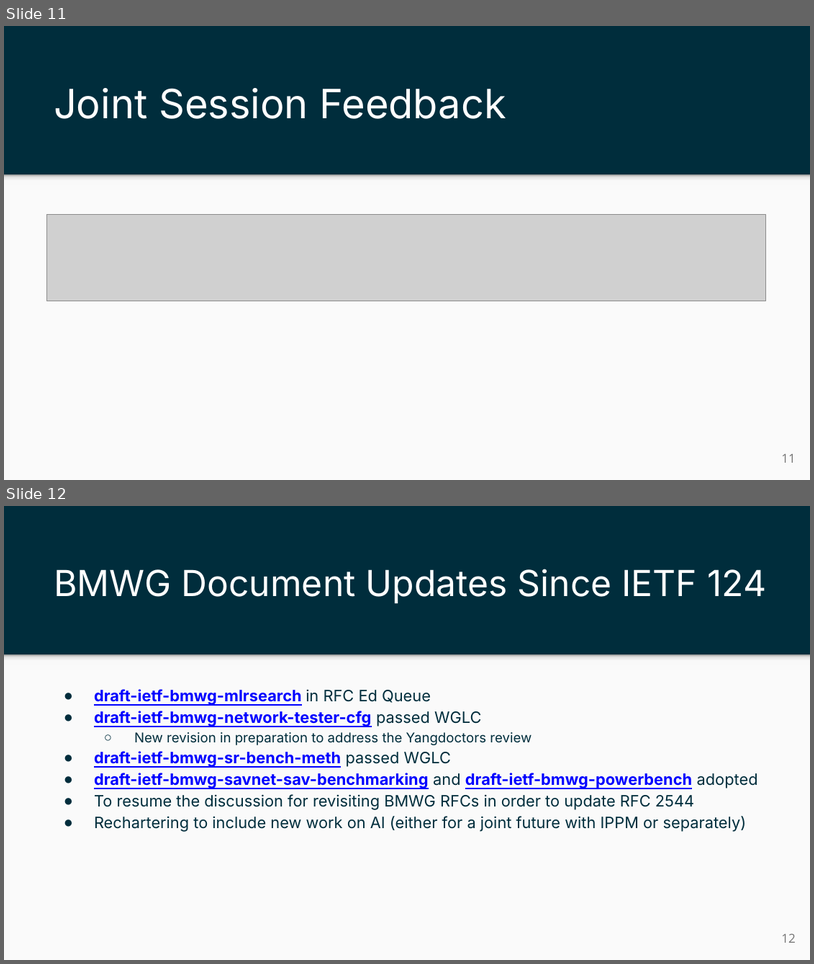
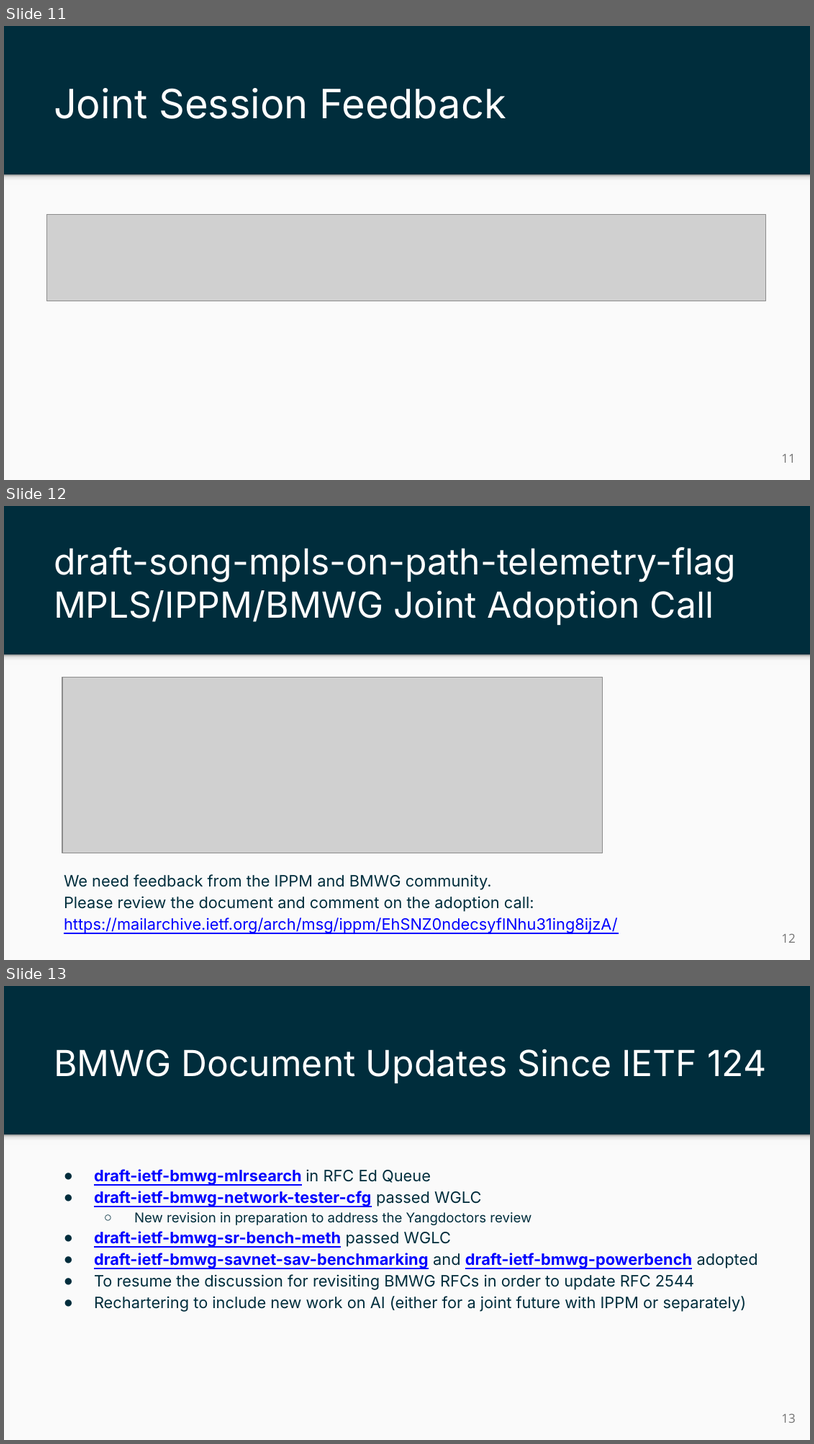
Before and after one commit to ietf-ippm/meeting-materials, a slide deck: ietf125-Shenzhen/slides/chair-slides-bmwg-ippm.pptx. Shown one above the other, each under a label of ours: slides 11 and 12 before the commit, slides 11, 12 and 13 after it. The pictures are 814x964 and 814x1444 pixels, drawn with LibreOffice and Linux fonts; fonts in the diff are those of the drawing; grey boxes stand for pictures. Boxes give left, top, right and bottom in pixels: in the first picture for what was removed or moved away, otherwise in the second. Text is boxed around its words. In the diff, an @@ line names an element or a change of style, - is before the commit and + after.

```diff
--- a/ietf125-Shenzhen/slides/chair-slides-bmwg-ippm.pptx
+++ b/ietf125-Shenzhen/slides/chair-slides-bmwg-ippm.pptx
@@ slide 12 added at <box>4,506,810,960</box>, background #002D3C; not listed: 2 template elements that a slide beside it also shows @@
@@ title added at <box>54,547,736,625</box>, 32 pt, text #FFFFFF @@
+draft-song-mpls-on-path-telemetry-flag
+MPLS/IPPM/BMWG Joint Adoption Call
@@ picture added at <box>62,677,602,852</box> @@
@@ text added at <box>64,874,618,933</box>, 14 pt, text #002D3C @@
+We need feedback from the IPPM and BMWG community.
+Please review the document and comment on the adoption call:
+https://mailarchive.ietf.org/arch/msg/ippm/EhSNZ0ndecsyflNhu31ing8ijzA/
@@ page number added at <box>782,933,796,942</box>, 11 pt, text #737373 @@
+12
@@ what was slide 12 is now slide 13 @@
@@ page number at <box>782,1413,796,1422</box>: text changed @@
-12
+13
```
